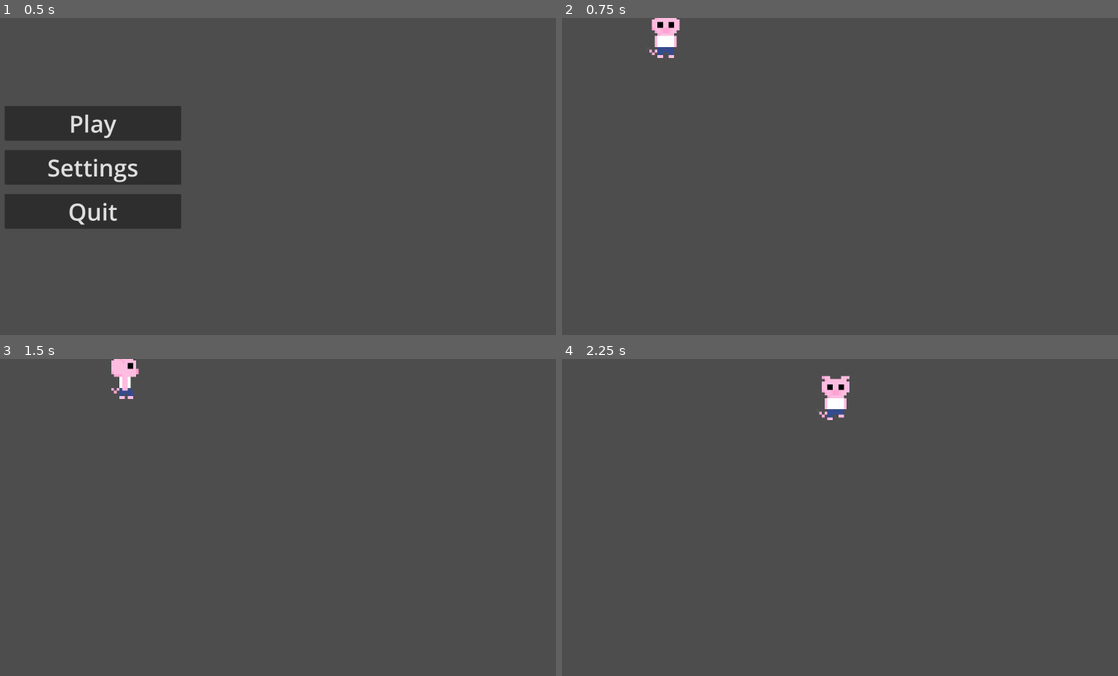
Above: before the commit, frames 1-4 (two rows, left to right).
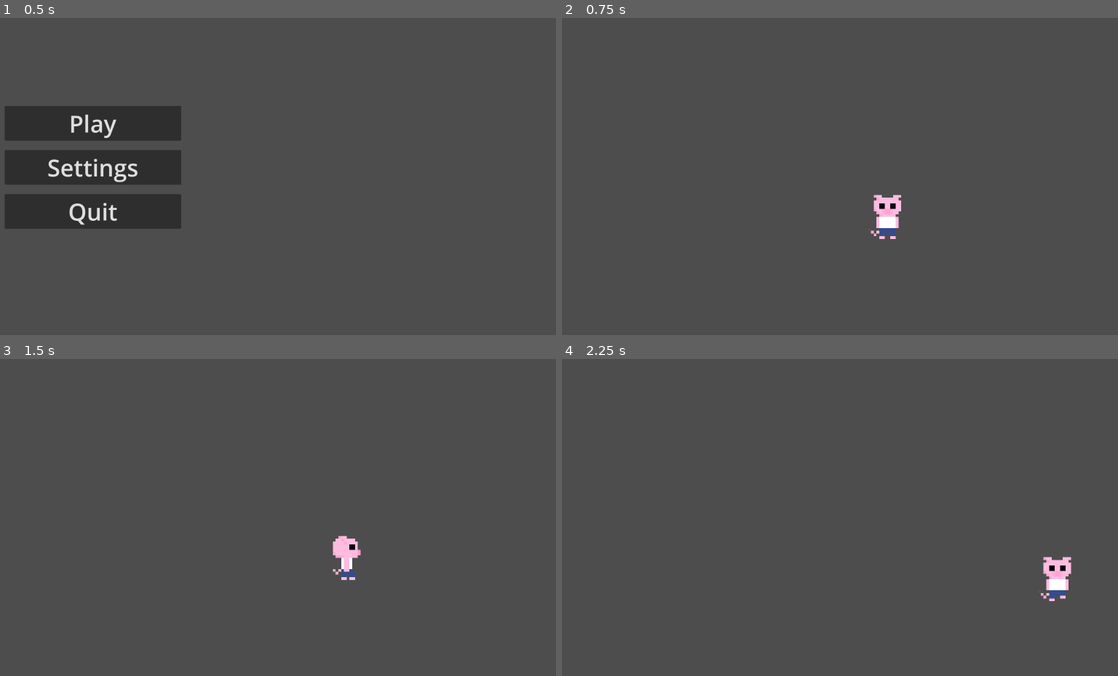
Above: after the commit, the same moments.

Repository: VeryVeryCoolName/atestathorror
Game: Godot game, scene res://Scenes/main_menu.tscn
Two runs of this game, one before a commit and one after it. Both use one fixed random seed, a clock stepped at 60 frames per second and the inputs below.
Inputs:
- Up to frame 1 (0.5 s): no input
- Up to frame 2 (0.75 s): click "Play" at 0.5 s
- Up to frame 3 (1.5 s): tap Enter at 1.25 s; hold D (MoveRight) from 1.28 s (still down); tap Z (Attack) at 1.35 s
- Up to frame 4 (2.25 s): release D (MoveRight) at 2.03 s; hold S (MoveDown) from 2.03 s (still down); tap Z (Attack) at 2.1 s

Frame 1 is identical in both runs. In frame 2, 1.1% of the frame differs, in the area x 15-61%, y 0-70%; in frame 3, 0.9%; in frame 4, 1.1%, in the area x 46-92%, y 5-77%.

Commit message:
Board size tweak

Diff:
--- a/Scenes/game.tscn
+++ b/Scenes/game.tscn
@@ -88,10 +88,11 @@
 
 [node name="Camera2D" type="Camera2D" parent="."]
 script = ExtResource("1_nnt18")
-board_size = Vector2(1200, 1080)
+board_size = Vector2(1850, 950)
 player_path = NodePath("../PlayerCharacter")
 
 [node name="PlayerCharacter" type="CharacterBody2D" parent="."]
+position = Vector2(-771, -398)
 script = ExtResource("1_ebmjs")
 
 [node name="AnimatedSprite2D" type="AnimatedSprite2D" parent="PlayerCharacter"]
--- a/Scripts/cameracontroller.gd
+++ b/Scripts/cameracontroller.gd
@@ -1,5 +1,5 @@
 extends Camera2D
-@export var board_size := Vector2(320, 180) # nu merge bine???? nu stiu de ce
+@export var board_size := Vector2(1980, 1080) # nu merge bine???? nu stiu de ce
 @export var transition_time := 0.3
 @export var player_path: NodePath
 var current_board := Vector2.ZERO
